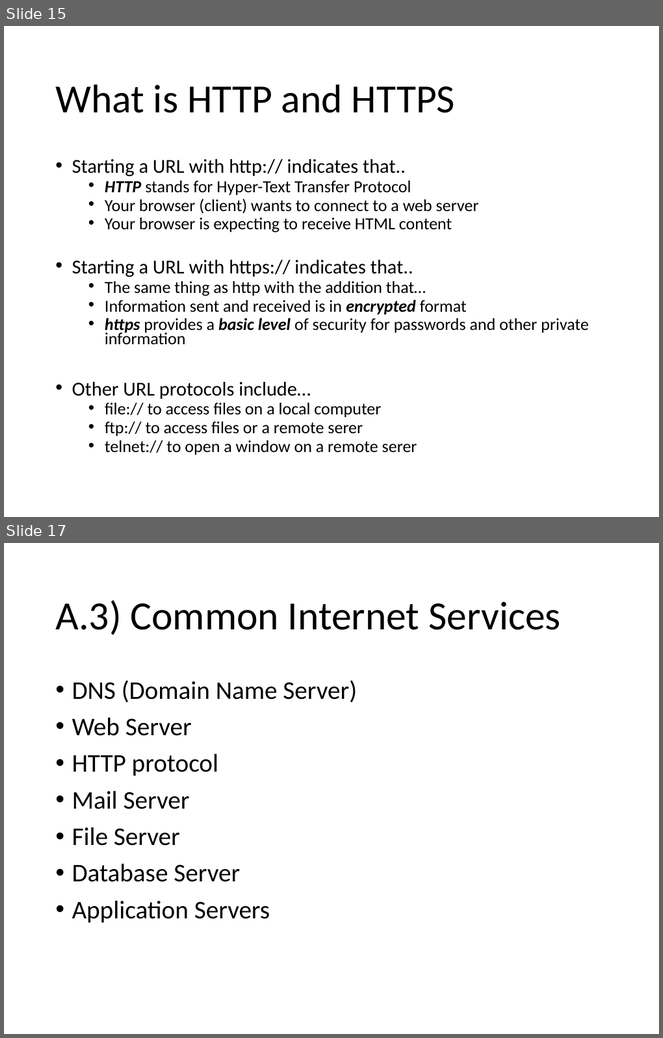
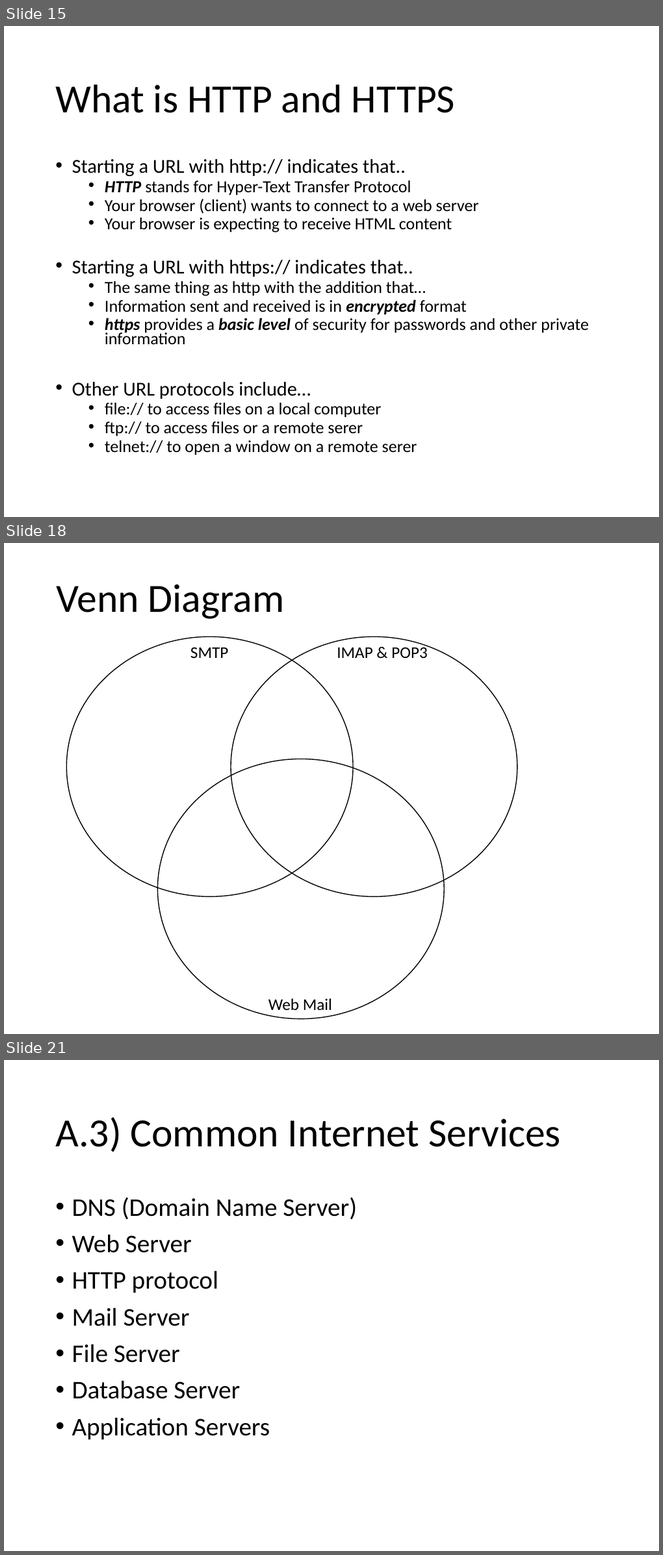
Before and after one commit to Greg5519/ICS2O0, a slide deck: Topic A Understanding Computers/A.8 Lesson - World Wide Web.pptx. Shown one above the other, each under a label of ours: slides 15 and 17 before the commit, slides 15, 18 and 21 after it; the slides between them are not shown. The pictures are 663x1038 and 663x1555 pixels, drawn with LibreOffice and Linux fonts; fonts in the diff are those of the drawing. Boxes give left, top, right and bottom in pixels: in the first picture for what was removed or moved away, otherwise in the second. Text is boxed around its words. In the diff, an @@ line names an element or a change of style, - is before the commit and + after.

```diff
--- a/Topic A Understanding Computers/A.8 Lesson - World Wide Web.pptx
+++ b/Topic A Understanding Computers/A.8 Lesson - World Wide Web.pptx
@@ slide 18 added at [4, 543, 659, 1034], background #FFFFFF @@
@@ title added at [57, 584, 284, 619], 44 pt, text #000000 @@
+Venn Diagram
@@ ellipse added at [67, 637, 353, 897], outline #000000 1 pt @@
@@ ellipse added at [231, 637, 517, 897], outline #000000 1 pt @@
@@ text added at [191, 647, 228, 658], 18 pt, text #000000 @@
+SMTP
@@ text added at [337, 644, 427, 658], 18 pt, text #000000 @@
+IMAP & POP3
@@ ellipse added at [158, 759, 444, 1019], outline #000000 1 pt @@
@@ text added at [269, 999, 332, 1010], 18 pt, text #000000 @@
+Web Mail
@@ what was slide 17 is now slide 21 @@
```
Also in this commit, not shown: 1 slide changed, 3 other slides added, 2 other files.
